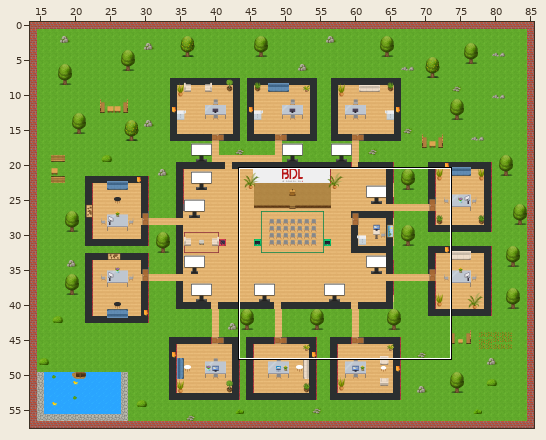
An edit to a level. Tiled map (JSON), map.tmj. The first picture is a wide view before the edit; the outline marks the close-up.
Close-up. First the earlier version:
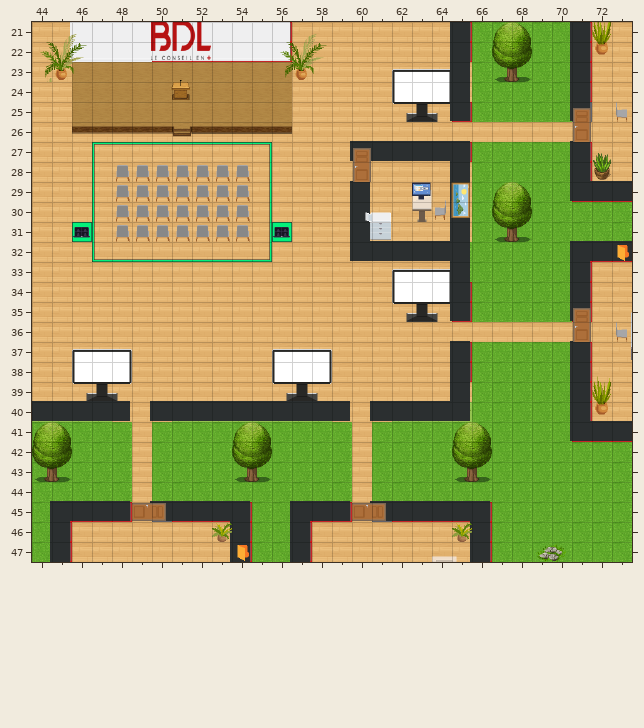
Cells are 32x32 px. Shown: x 44..73, y 21..47. The commit also changed other parts of the map, which this record leaves out.
The same view after the edit:
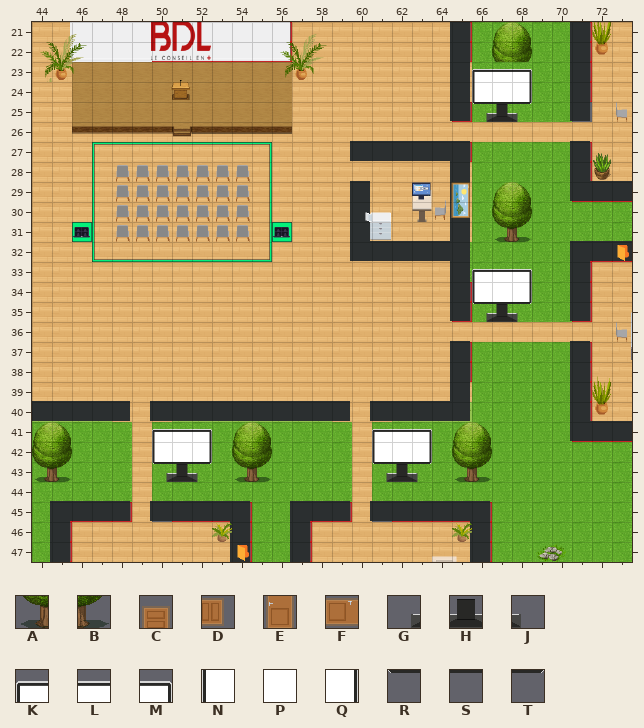
Key: from "WA_Exterior": A 50, B 51; from "WA_Room_Builder": C 860, D 860 turned 90, E 885, F 885 turned 90; from "WA_User_Interface": G 143, H 144, J 145, K 234, L 235, M 236, N 247, P 248, Q 249, R 260, S 261, T 262.
_ is an empty cell.
The exact change:
{"where": "layer \"floor/floor1.2\""}
{"y":25,"x":62,"old":"GHJ","new":"___"}
{"y":25,"x":66,"old":"___","new":"GHJ"}
{"y":35,"x":62,"old":"GHJ","new":"___"}
{"y":35,"x":66,"old":"___","new":"GHJ"}
{"y":39,"x":46,"old":"GHJ","new":"___"}
{"y":39,"x":56,"old":"GHJ","new":"___"}
{"y":43,"x":50,"old":"___","new":"GHJ"}
{"y":43,"x":61,"old":"___","new":"GHJ"}
{"where": "layer \"floor/floor2\""}
{"y":23,"x":62,"old":"KLM","new":"___"}
{"y":23,"x":66,"old":"_AB","new":"KLM"}
{"y":24,"x":62,"old":"NPQ","new":"___"}
{"y":24,"x":66,"old":"___","new":"NPQ"}
{"y":25,"x":62,"old":"RST","new":"___"}
{"y":25,"x":66,"old":"___","new":"RST"}
{"y":33,"x":62,"old":"KLM","new":"___"}
{"y":33,"x":66,"old":"___","new":"KLM"}
{"y":34,"x":62,"old":"NPQ","new":"___"}
{"y":34,"x":66,"old":"___","new":"NPQ"}
{"y":35,"x":62,"old":"RST","new":"___"}
{"y":35,"x":66,"old":"___","new":"RST"}
{"y":37,"x":46,"old":"KLM","new":"___"}
{"y":37,"x":56,"old":"KLM","new":"___"}
{"y":38,"x":46,"old":"NPQ","new":"___"}
{"y":38,"x":56,"old":"NPQ","new":"___"}
{"y":39,"x":46,"old":"RST","new":"___"}
{"y":39,"x":56,"old":"RST","new":"___"}
{"y":41,"x":50,"old":"___","new":"KLM"}
{"y":41,"x":61,"old":"___","new":"KLM"}
{"y":42,"x":50,"old":"___","new":"NPQ"}
{"y":42,"x":61,"old":"___","new":"NPQ"}
{"y":43,"x":50,"old":"___","new":"RST"}
{"y":43,"x":61,"old":"___","new":"RST"}
{"where": "layer \"furniture/furniture1\""}
{"y":25,"x":71,"old":"C","new":"_"}
{"y":26,"x":71,"old":"E","new":"_"}
{"y":27,"x":60,"old":"C","new":"_"}
{"y":28,"x":60,"old":"E","new":"_"}
{"y":35,"x":71,"old":"C","new":"_"}
{"y":36,"x":71,"old":"E","new":"_"}
{"y":45,"x":49,"old":"FD","new":"__"}
{"y":45,"x":60,"old":"FD","new":"__"}
